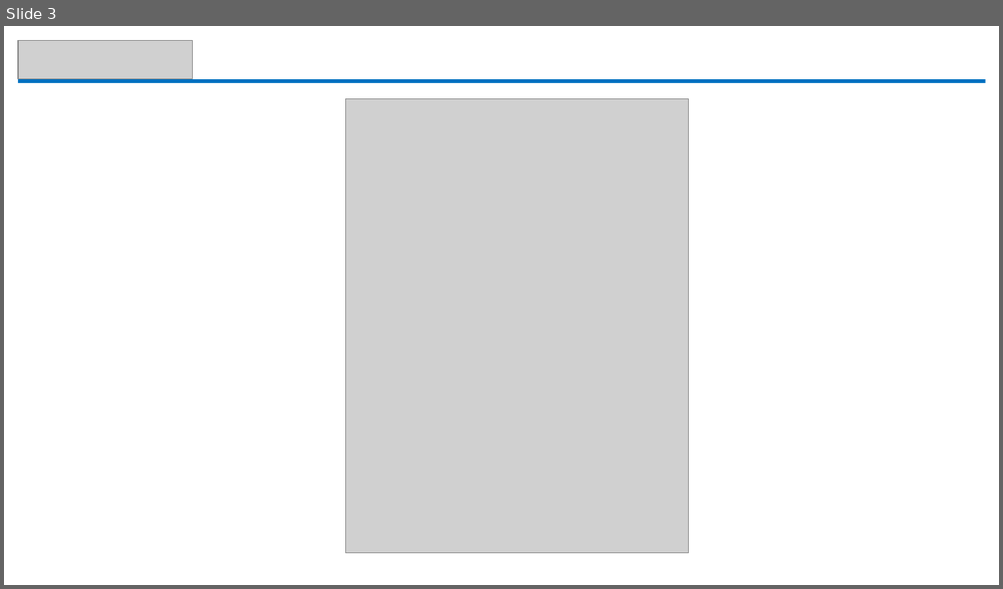
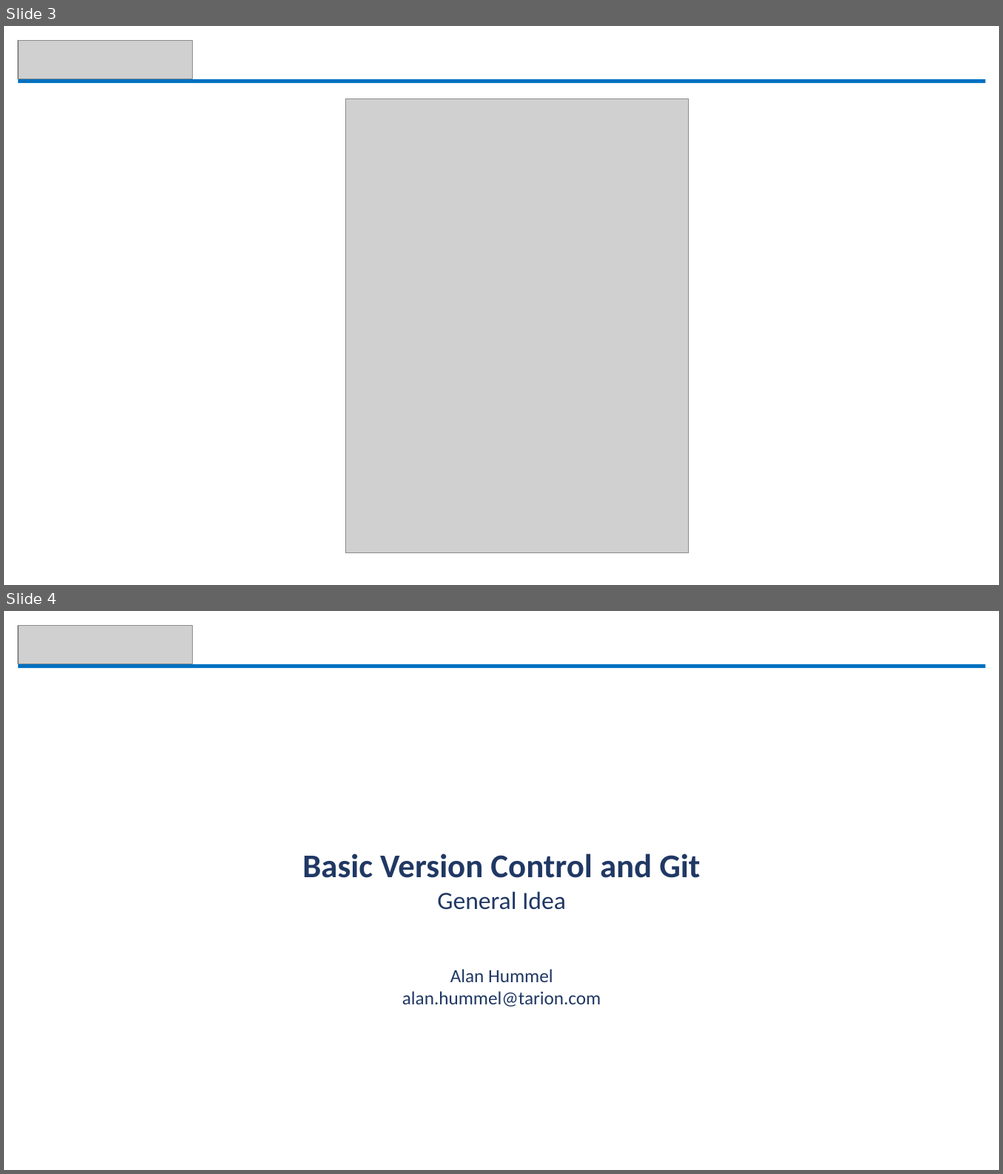
Before and after one commit to alanhummel/ISTeamUpdate, a slide deck: IS Team Updates - November 22.pptx. Shown one above the other, each under a label of ours: slide 3 before the commit, slides 3 and 4 after it. The pictures are 1003x589 and 1003x1174 pixels, drawn with LibreOffice and Linux fonts; fonts in the diff are those of the drawing; grey boxes stand for pictures. Boxes give left, top, right and bottom in pixels: in the first picture for what was removed or moved away, otherwise in the second. Text is boxed around its words. In the diff, an @@ line names an element or a change of style, - is before the commit and + after.

```diff
--- a/IS Team Updates - November 22.pptx
+++ b/IS Team Updates - November 22.pptx
@@ slide 4 added at (x1=4, y1=611, x2=999, y2=1170), background #FFFFFF @@
@@ picture added at (x1=18, y1=625, x2=192, y2=664) @@
@@ rectangle added at (x1=18, y1=665, x2=985, y2=669), fill #0070C0 @@
@@ text added at (x1=302, y1=854, x2=700, y2=1007), 18 pt, text #203864 @@
+Basic Version Control and Git
+General Idea
+Alan Hummel
+alan.hummel@tarion.com
```
Also in this commit, not shown: 1 slide changed, 12 other slides added, 1 other file.
